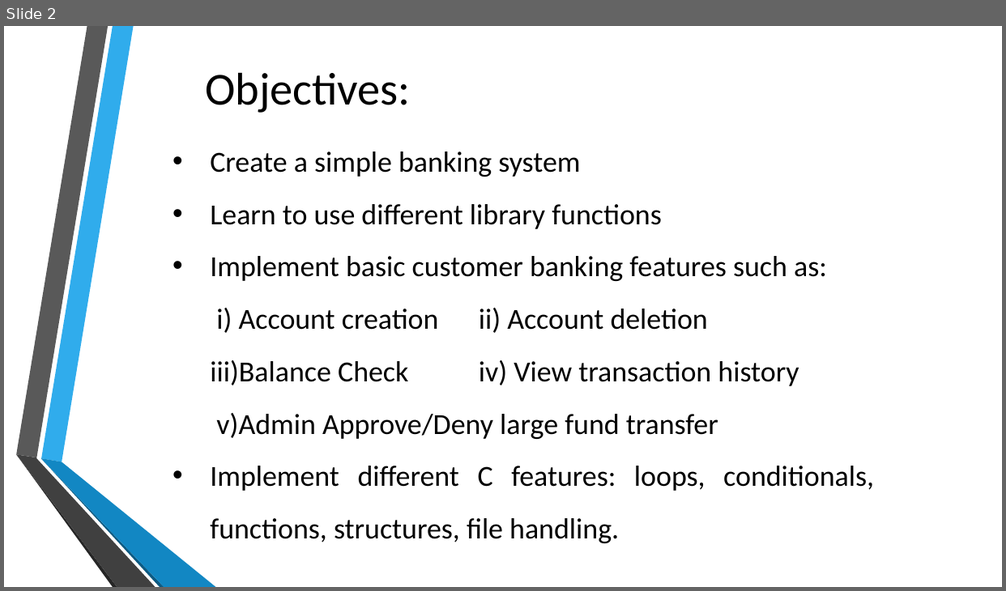
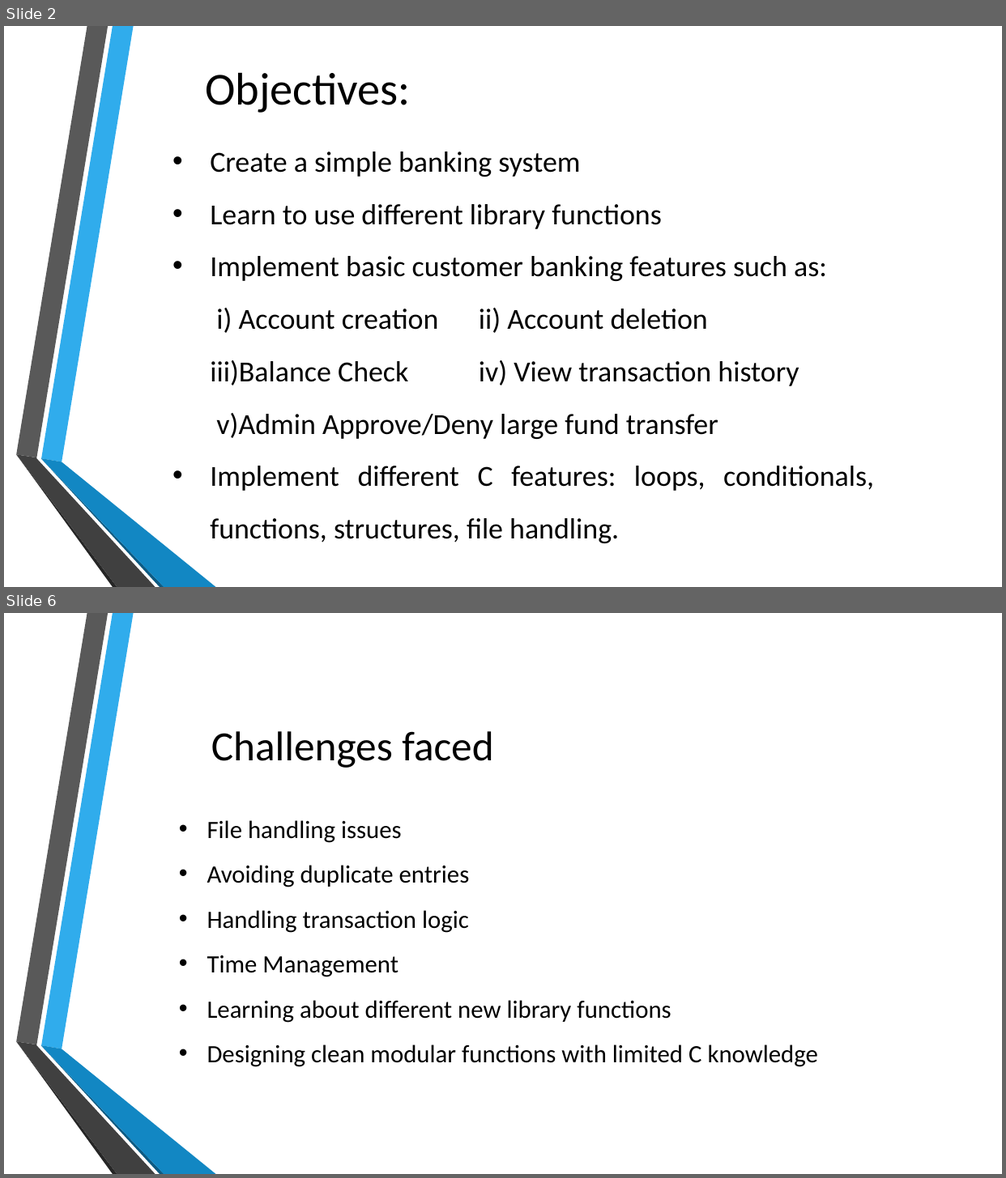
Before and after one commit to 10Rajin/Presentation, a slide deck: Banking Management System.pptx. Shown one above the other, each under a label of ours: slide 2 before the commit, slides 2 and 6 after it; the slides between them are not shown. The pictures are 1006x591 and 1006x1178 pixels, drawn with LibreOffice and Linux fonts; fonts in the diff are those of the drawing; background and template pictures are left out. Boxes give left, top, right and bottom in pixels: in the first picture for what was removed or moved away, otherwise in the second. Text is boxed around its words. In the diff, an @@ line names an element or a change of style, - is before the commit and + after.

```diff
--- a/Banking Management System.pptx
+++ b/Banking Management System.pptx
@@ slide 6 added at <box>4,613,1002,1174</box>, background picture (left out); not listed: 6 template elements that a slide beside it also shows @@
@@ title added at <box>211,731,493,768</box>, 40 pt, text #000000 @@
+Challenges faced
@@ text added at <box>207,820,818,1067</box>, 24 pt, text #000000 @@
+• File handling issues
+• Avoiding duplicate entries
+• Handling transaction logic
+• Time Management
+• Learning about different new library functions
+• Designing clean modular functions with limited C knowledge
```
Also in this commit, not shown: 2 slides changed, 3 other slides added, 3 slides removed.
